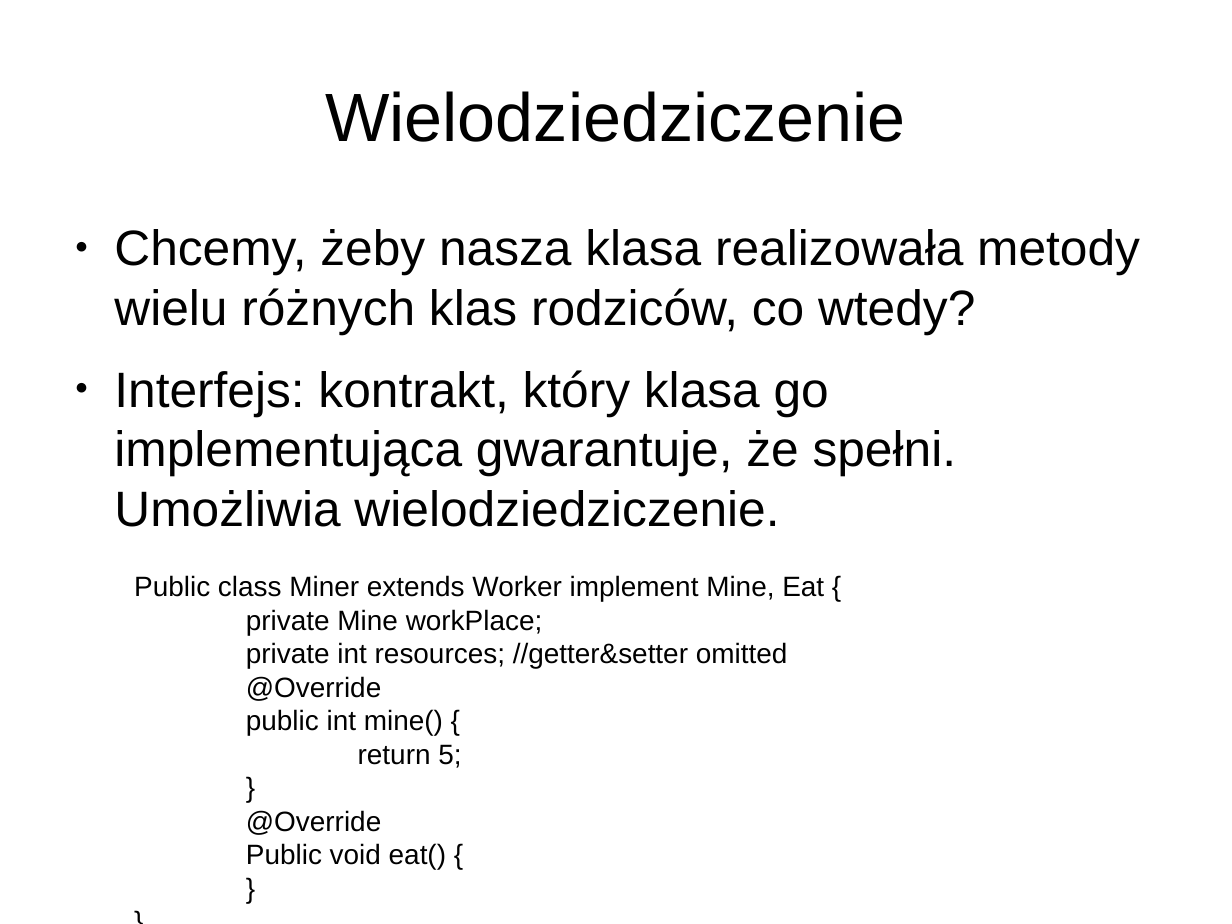
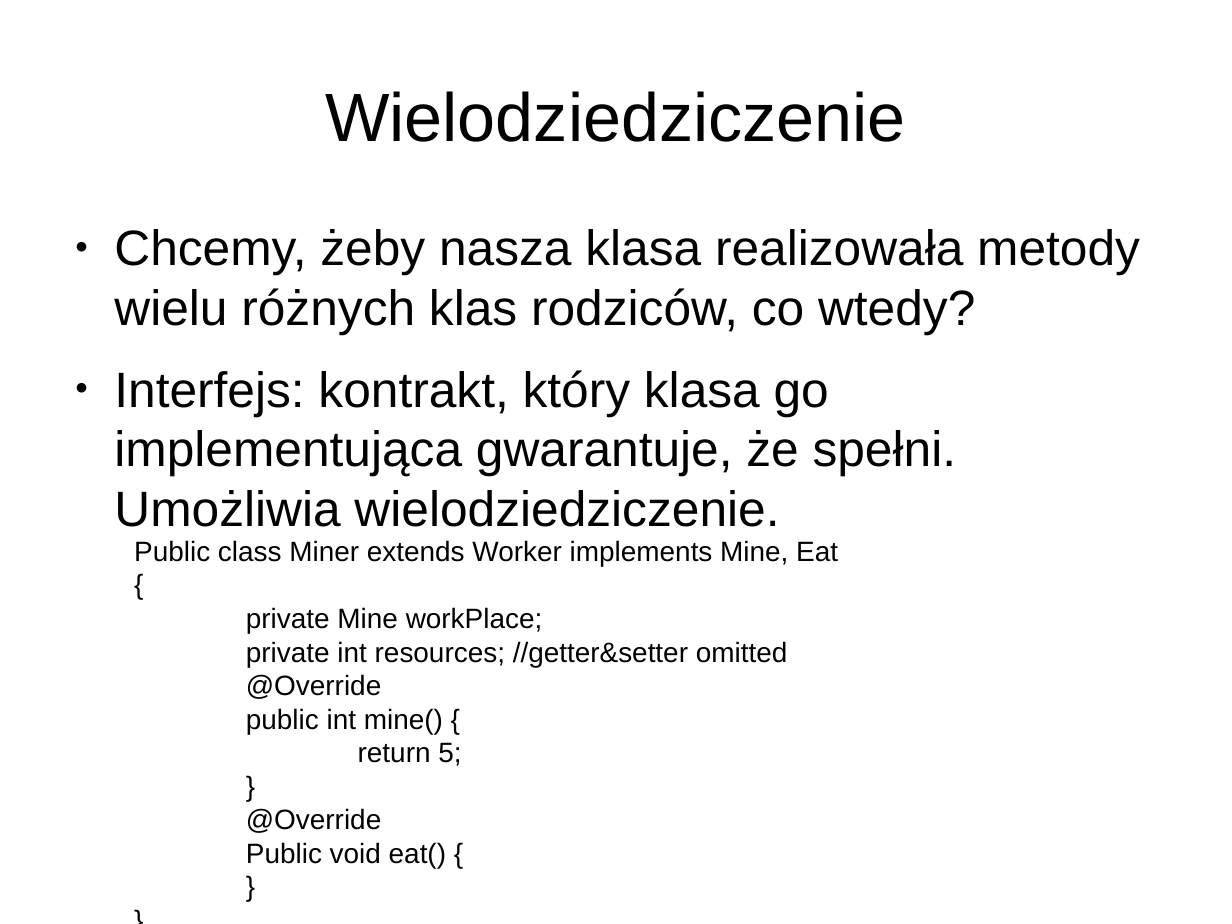
Before and after one commit to kacperros/knab, a slide deck: slide 26 of Java1/JavaSe.odp. Drawn at 1232x924 pixels with LibreOffice and Linux fonts; fonts in the diff are those of the drawing. Boxes give left, top, right and bottom in pixels: in the first picture for what was removed or moved away, otherwise in the second. Text is boxed around its words. In the diff, an @@ line names an element or a change of style, - is before the commit and + after.

Commit message:
poprawki w prezentacji

```diff
--- a/Java1/JavaSe.odp
+++ b/Java1/JavaSe.odp
@@ text "Public class Miner extends Worker ...": place and size @@
-text "Public class Miner extends Worker ..." at [134,575,824,870]
+text "Public class Miner extends Worker ..." at [134,540,838,868]
@@ text at [134,540,838,566]: text changed @@
-Public class Miner extends Worker implement Mine, Eat {
+Public class Miner extends Worker implements Mine, Eat {
```
